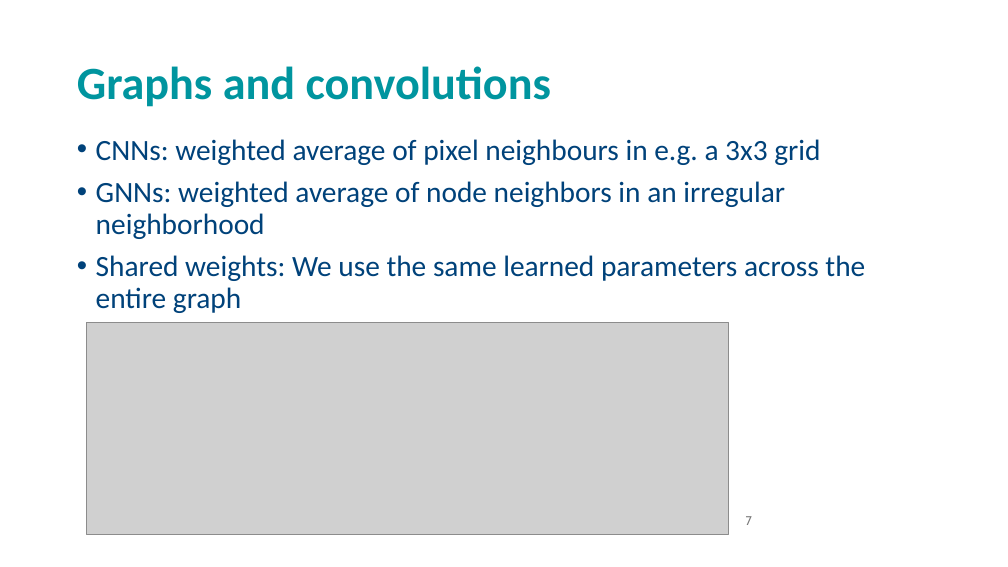
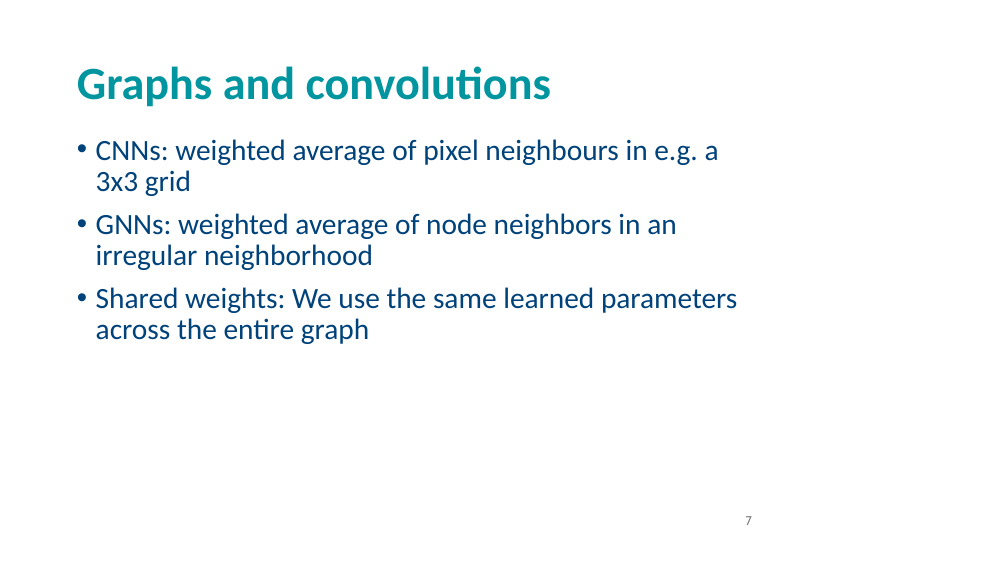
Before and after one commit to andrewcparnell/STAT41130, a slide deck: slide 7 of slides/day 5/D5C2_GCNs.pptx. Drawn at 1008x567 pixels with LibreOffice and Linux fonts; fonts in the diff are those of the drawing; grey boxes stand for pictures; background and template pictures are left out. Boxes give left, top, right and bottom in pixels: in the first picture for what was removed or moved away, otherwise in the second. Text is boxed around its words. In the diff, an @@ line names an element or a change of style, - is before the commit and + after.

```diff
--- a/slides/day 5/D5C2_GCNs.pptx
+++ b/slides/day 5/D5C2_GCNs.pptx
@@ text "CNNs: weighted average of pixel ..." rewrapped from <box>96,139,865,313</box> to <box>96,139,737,344</box> @@
@@ picture removed at <box>86,322,729,534</box> @@
```
Also in this commit, not shown: 2 other slides changed, 5 other files.
